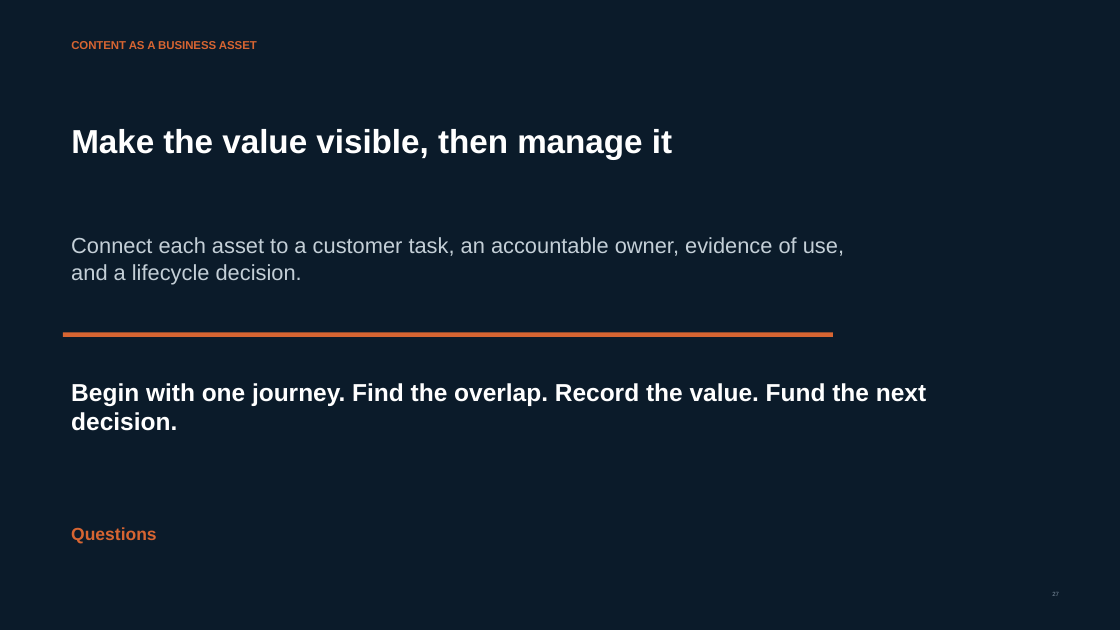
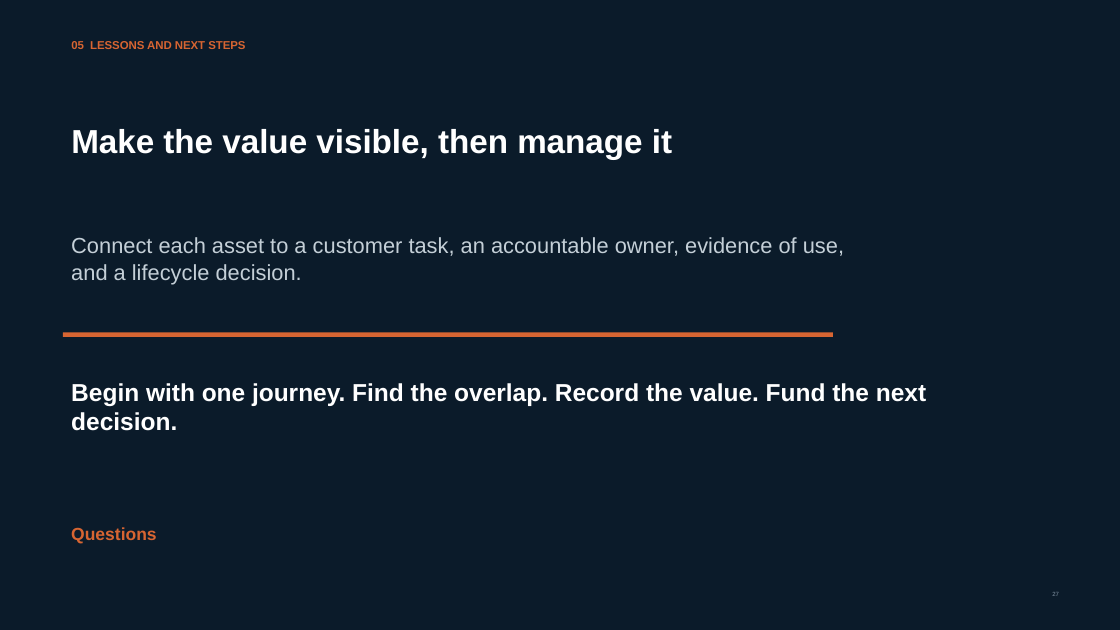
Before and after one commit to sharmiladas/sharmiladas.github.io, a slide deck: slide 27 of downloads/Unified_Content_Strategy_in_Practice.pptx. Drawn at 1120x630 pixels with LibreOffice and Linux fonts; fonts in the diff are those of the drawing. Boxes give left, top, right and bottom in pixels: in the first picture for what was removed or moved away, otherwise in the second. Text is boxed around its words. In the diff, an @@ line names an element or a change of style, - is before the commit and + after.

```diff
--- a/downloads/Unified_Content_Strategy_in_Practice.pptx
+++ b/downloads/Unified_Content_Strategy_in_Practice.pptx
@@ text at box(71, 41, 245, 49): text changed @@
-CONTENT AS A BUSINESS ASSET
+05 LESSONS AND NEXT STEPS
```
Also in this commit, not shown: 25 other slides changed.
